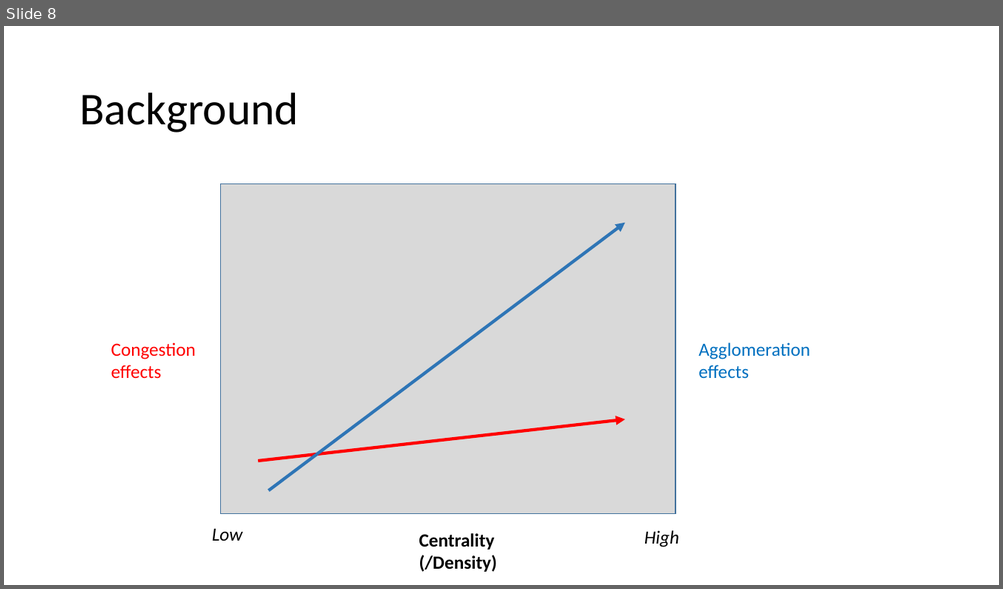
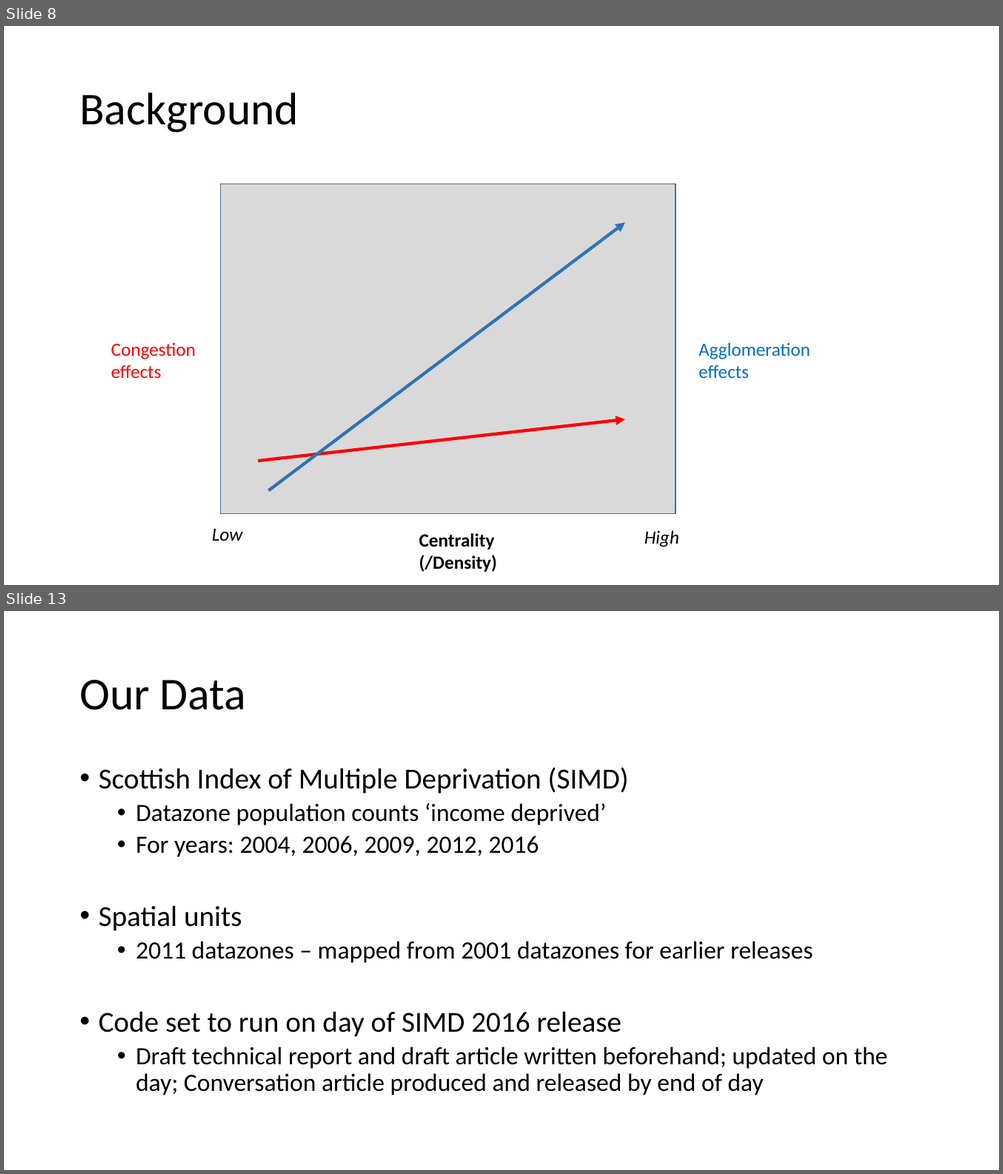
Before and after one commit to JonMinton/decentralisation_simd_dz2011, a slide deck: presentation/Is poverty moving to the suburbs in Scottish.pptx. Shown one above the other, each under a label of ours: slide 8 before the commit, slides 8 and 13 after it; the slides between them are not shown. The pictures are 1003x589 and 1003x1174 pixels, drawn with LibreOffice and Linux fonts; fonts in the diff are those of the drawing. Boxes give left, top, right and bottom in pixels: in the first picture for what was removed or moved away, otherwise in the second. Text is boxed around its words. In the diff, an @@ line names an element or a change of style, - is before the commit and + after.

```diff
--- a/presentation/Is poverty moving to the suburbs in Scottish.pptx
+++ b/presentation/Is poverty moving to the suburbs in Scottish.pptx
@@ slide 13 added at (4,611,999,1170), background #FFFFFF @@
@@ title added at (79,680,246,710), 44 pt, text #000000 @@
+Our Data
@@ text added at (99,767,888,1096), 24 pt, text #000000 @@
+• Scottish Index of Multiple Deprivation (SIMD)
+  • Datazone population counts ‘income deprived’
+  • For years: 2004, 2006, 2009, 2012, 2016
+• Spatial units
+  • 2011 datazones – mapped from 2001 datazones for earlier releases
+• Code set to run on day of SIMD 2016 release
+  • Draft technical report and draft article written beforehand; updated on the day; Conversation article produced and released by end of day
```
Also in this commit, not shown: 1 slide changed, 21 other slides added.
